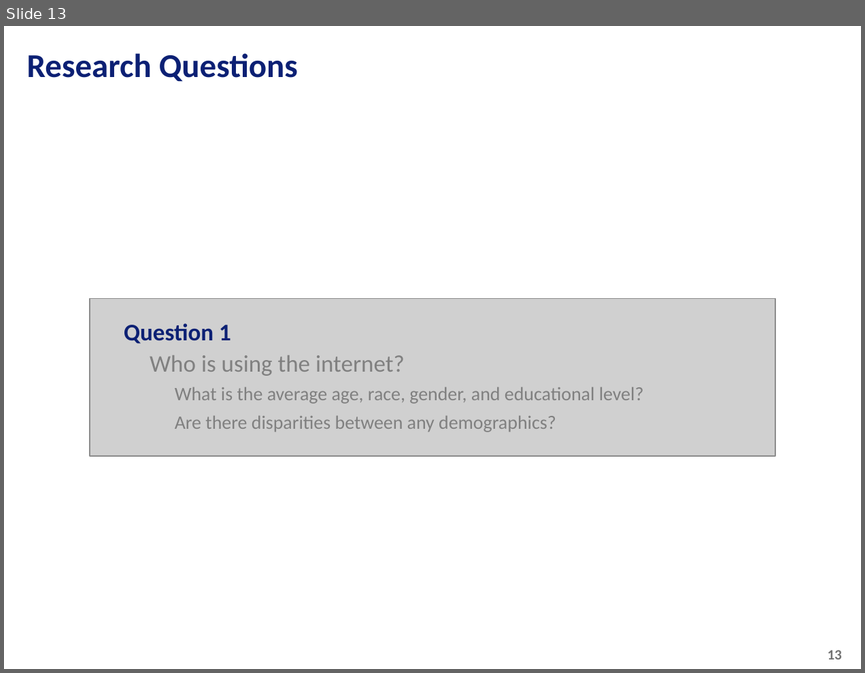
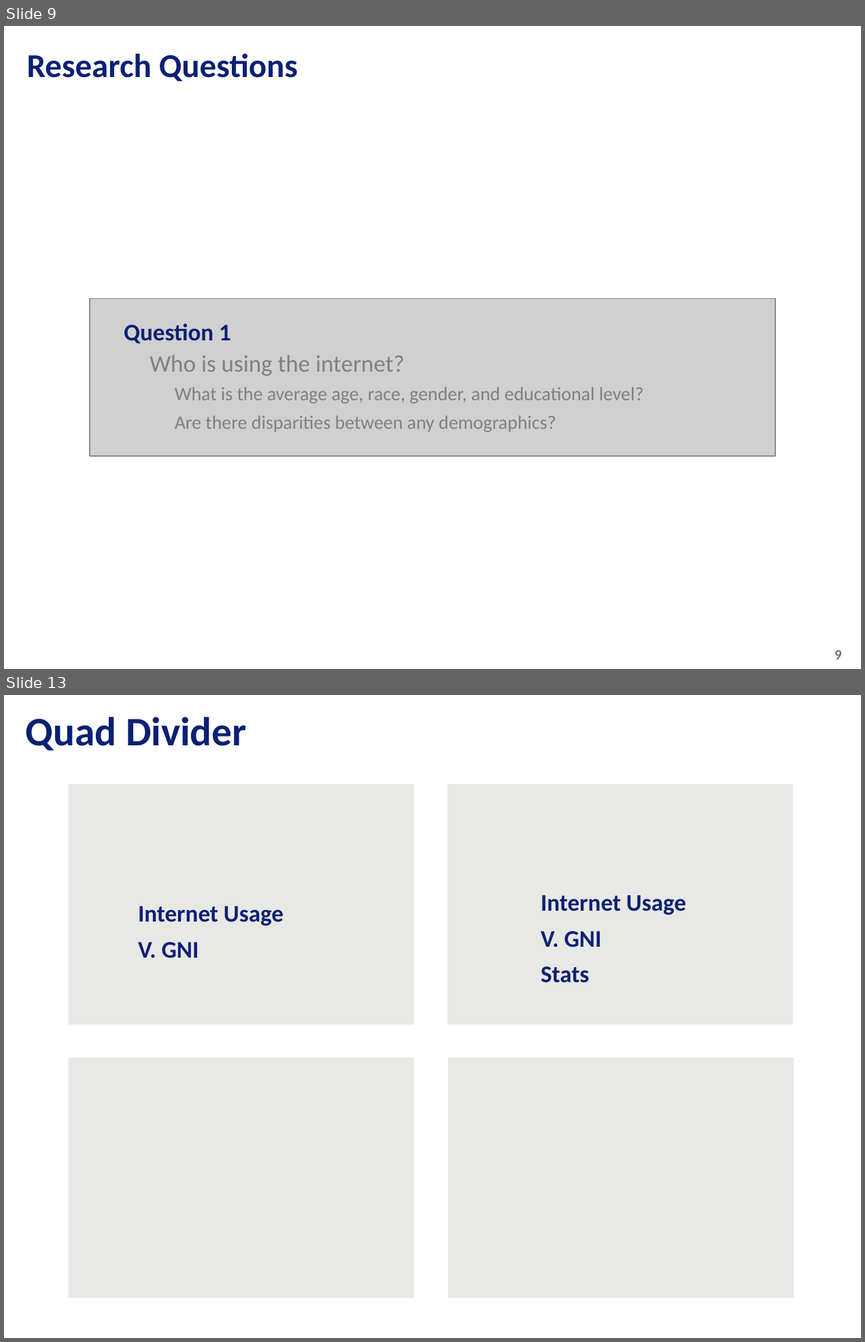
Before and after one commit to tiascott01/07_GroupProject1, a slide deck: Data Presentation.pptx. Shown one above the other, each under a label of ours: slide 13 before the commit, slides 9 and 13 after it; the slides between them are not shown. The pictures are 865x673 and 865x1342 pixels, drawn with LibreOffice and Linux fonts; fonts in the diff are those of the drawing; grey boxes stand for pictures; background and template pictures are left out. Boxes give left, top, right and bottom in pixels: in the first picture for what was removed or moved away, otherwise in the second. Text is boxed around its words. In the diff, an @@ line names an element or a change of style, - is before the commit and + after.

```diff
--- a/Data Presentation.pptx
+++ b/Data Presentation.pptx
@@ slide 13 added at (4, 695, 861, 1338), background picture (left out) @@
@@ text added at (26, 717, 247, 751), 34 pt, text #0C2074, bold @@
+Quad Divider
@@ rectangle added at (68, 784, 413, 1025), fill #E8E8E5 @@
@@ rectangle added at (447, 784, 792, 1025), fill #E8E8E5 @@
@@ text added at (541, 895, 686, 983), 20 pt, text #0C2074, bold @@
+Internet Usage V. GNI
+Stats
@@ text added at (138, 906, 283, 958), 20 pt, text #0C2074, bold @@
+Internet Usage V. GNI
@@ rectangle added at (68, 1057, 413, 1298), fill #E8E8E5 @@
@@ rectangle added at (448, 1057, 793, 1298), fill #E8E8E5 @@
@@ what was slide 13 is now slide 9 @@
@@ page number at (834, 650, 842, 659): text changed @@
-13
+9
```
Also in this commit, not shown: 1 slide changed, 11 other slides added, 4 slides removed.
